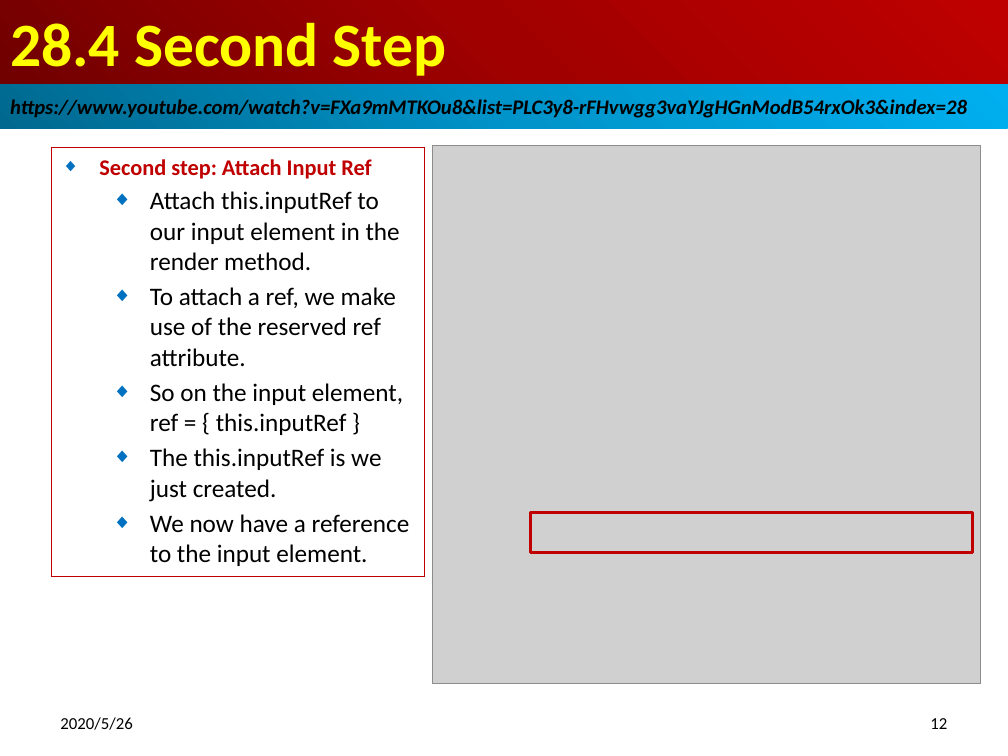
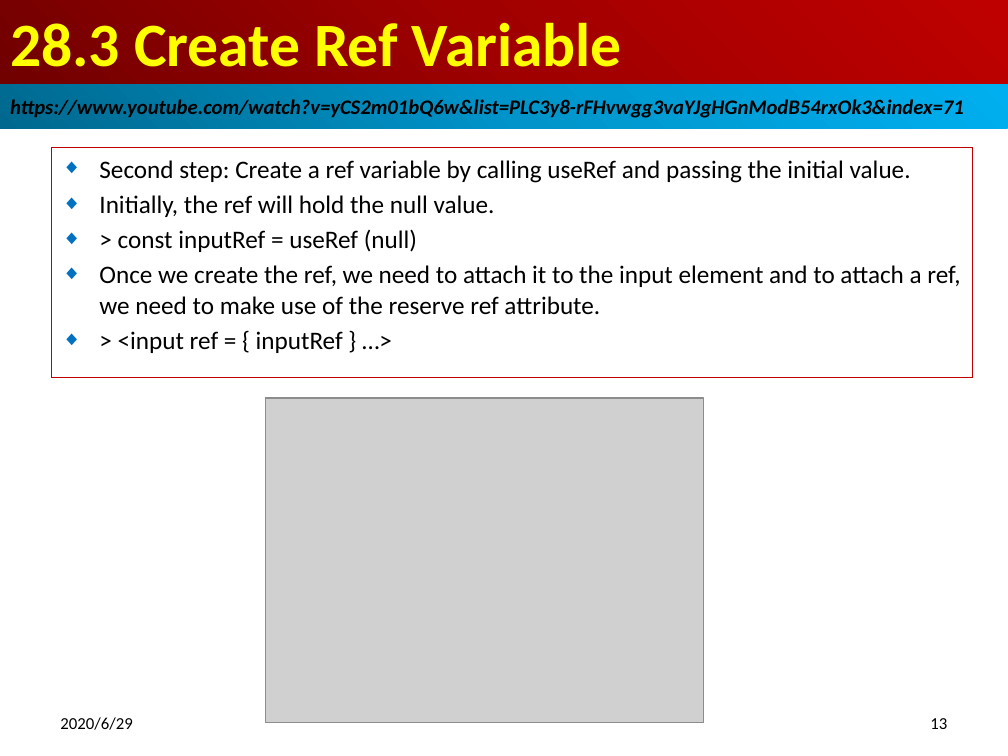
Before and after one commit to peterhchen/800-React-Hook, a slide deck: slide 13 of 28_Refs.pptx (slide 12 before the commit). Drawn at 1008x756 pixels with LibreOffice and Linux fonts; fonts in the diff are those of the drawing; grey boxes stand for pictures. Boxes give left, top, right and bottom in pixels: in the first picture for what was removed or moved away, otherwise in the second. Text is boxed around its words. In the diff, an @@ line names an element or a change of style, - is before the commit and + after.

```diff
--- a/28_Refs.pptx
+++ b/28_Refs.pptx
@@ title at (10, 22, 622, 67): text changed @@
-28.4 Second Step
+28.3 Create Ref Variable
@@ text in rectangle at (10, 97, 964, 120): text changed @@
-https://www.youtube.com/watch?v=FXa9mMTKOu8&list=PLC3y8-rFHvwgg3vaYJgHGnModB54rxOk3&index=28
+https://www.youtube.com/watch?v=yCS2m01bQ6w&list=PLC3y8-rFHvwgg3vaYJgHGnModB54rxOk3&index=71
@@ subtitle removed at (51, 148, 424, 577) @@
-◆ Second step: Attach Input Ref
-  ◆ Attach this.inputRef to our input element in the render method.
-  ◆ To attach a ref, we make use of the reserved ref attribute.
-  ◆ So on the input element, ref = { this.inputRef }
-  ◆ The this.inputRef is we just created.
-  ◆ We now have a reference to the input element.
@@ subtitle added at (51, 148, 972, 378), outline #C00000 0.75 pt, 18 pt, text #000000 @@
+◆ Second step: Create a ref variable by calling useRef and passing the initial value.
+◆ Initially, the ref will hold the null value.
+◆ > const inputRef = useRef (null)
+◆ Once we create the ref, we need to attach it to the input element and to attach a ref, we need to make use of the reserve ref attribute.
+◆ > <input ref = { inputRef } …>
@@ picture removed at (432, 145, 981, 683) @@
@@ picture added at (266, 398, 704, 723) @@
@@ rectangle removed at (530, 513, 972, 552) @@
@@ text at (60, 717, 132, 730): text changed @@
-2020/5/26
+2020/6/29
@@ page number at (930, 718, 947, 729): text changed @@
-12
+13
```
Also in this commit, not shown: 15 other slides changed, 5 slides added, 6 slides removed.
